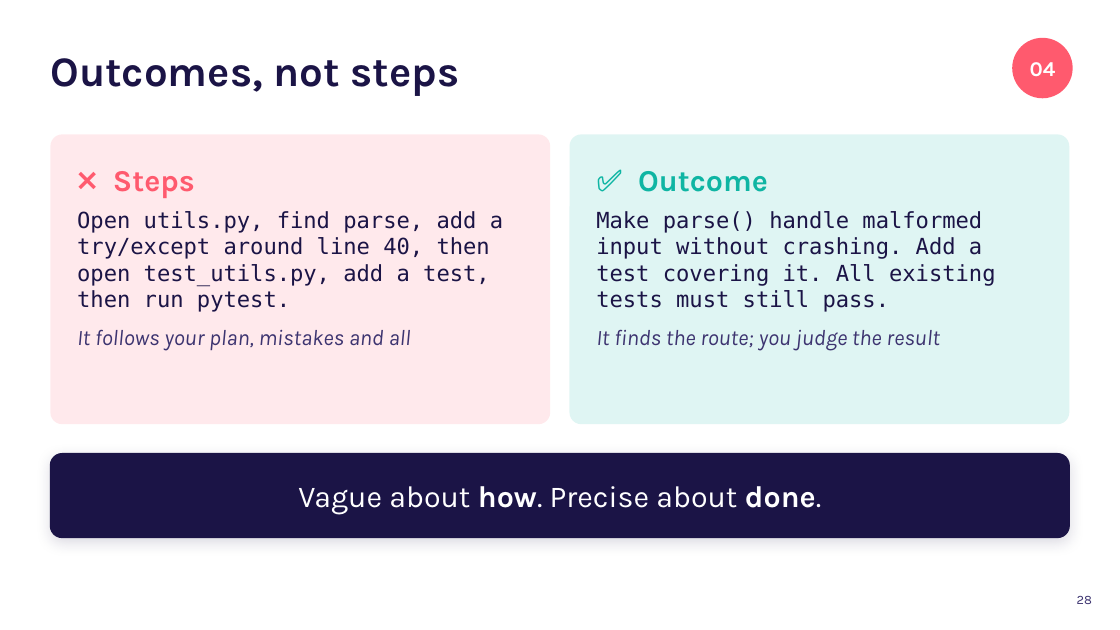
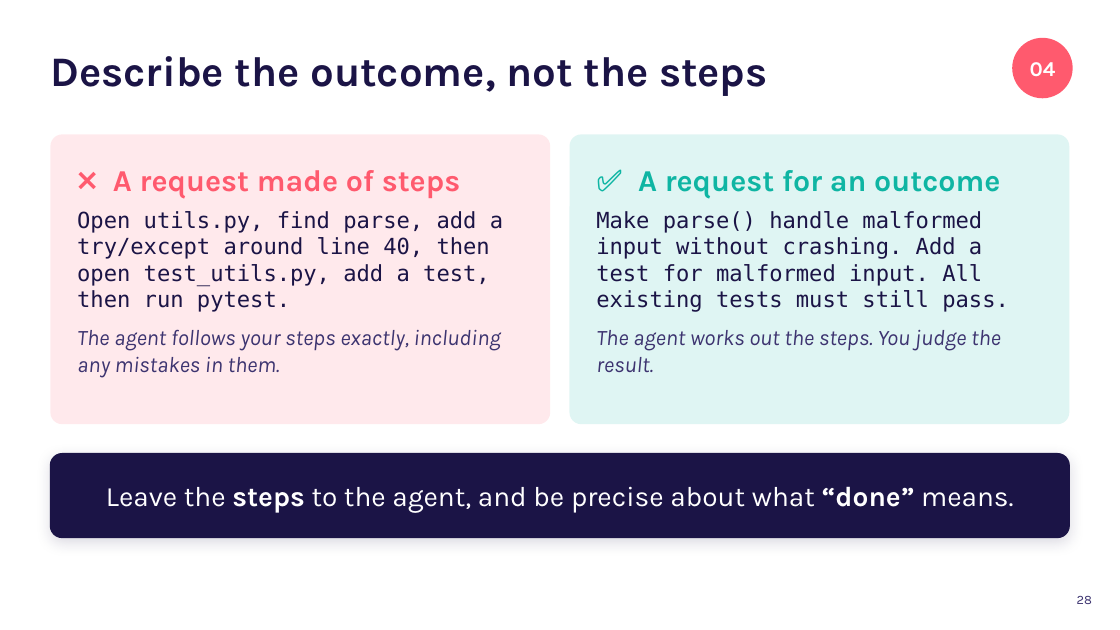
Before and after one commit to karoluciecha/ai-assisted-programming-module, a slide deck: slide 28 of lectures-and-labs/week06/agents-lecture.pptx. Drawn at 1120x630 pixels with LibreOffice and Linux fonts; fonts in the diff are those of the drawing. Boxes give left, top, right and bottom in pixels: in the first picture for what was removed or moved away, otherwise in the second. Text is boxed around its words. In the diff, an @@ line names an element or a change of style, - is before the commit and + after.

```diff
--- a/lectures-and-labs/week06/agents-lecture.pptx
+++ b/lectures-and-labs/week06/agents-lecture.pptx
@@ title at bbox=[50, 56, 768, 96]: text changed @@
-Outcomes, not steps
+Describe the outcome, not the steps
@@ text in rounded rectangle at bbox=[113, 170, 461, 199]: text changed @@
-❌ Steps
+❌ A request made of steps
@@ text in rounded rectangle at bbox=[596, 170, 1009, 372]: text changed @@
-✅ Outcome
-Make parse() handle malformed input without crashing. Add a test covering it. All existing tests must still pass.
-It finds the route; you judge the result
+✅ A request for an outcome
+Make parse() handle malformed input without crashing. Add a test for malformed input. All existing tests must still pass.
+The agent works out the steps. You judge the result.
@@ text in rounded rectangle at bbox=[77, 329, 501, 378]: text changed @@
-It follows your plan, mistakes and all
+The agent follows your steps exactly, including any mistakes in them.
@@ text in rounded rectangle at bbox=[106, 486, 1014, 513]: text changed; size 26 to 24 pt @@
-Vague about how. Precise about done.
+Leave the steps to the agent, and be precise about what “done” means.
```
Also in this commit, not shown: 21 other slides changed, 3 slides removed, 1 other file.
